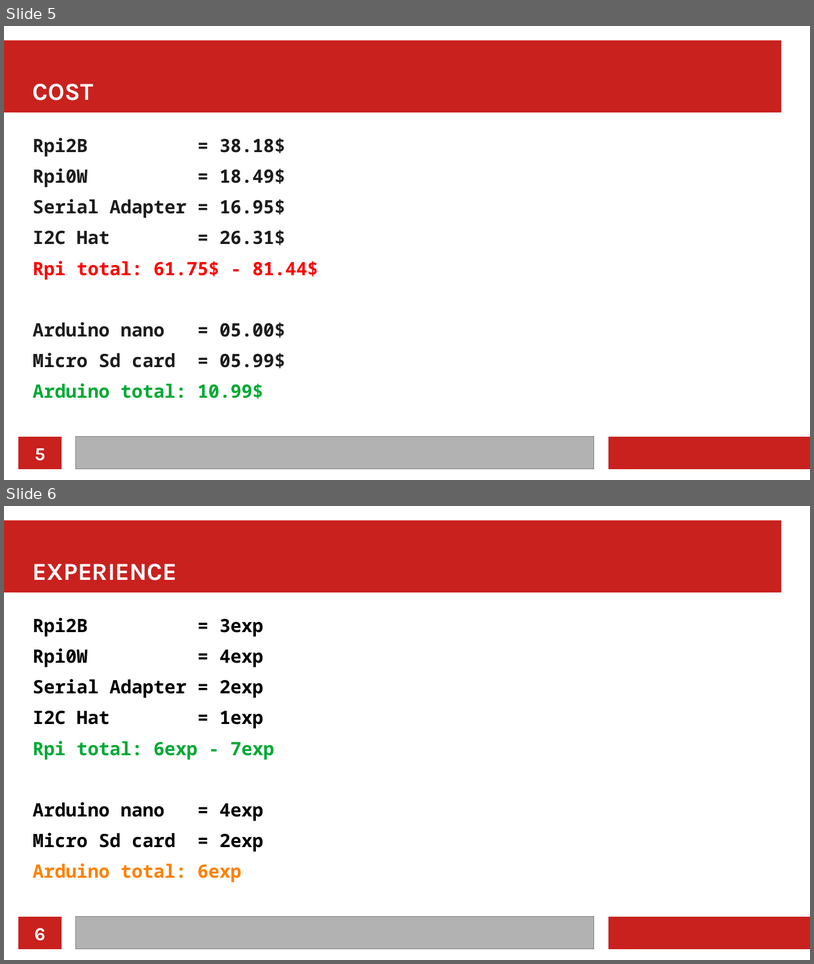
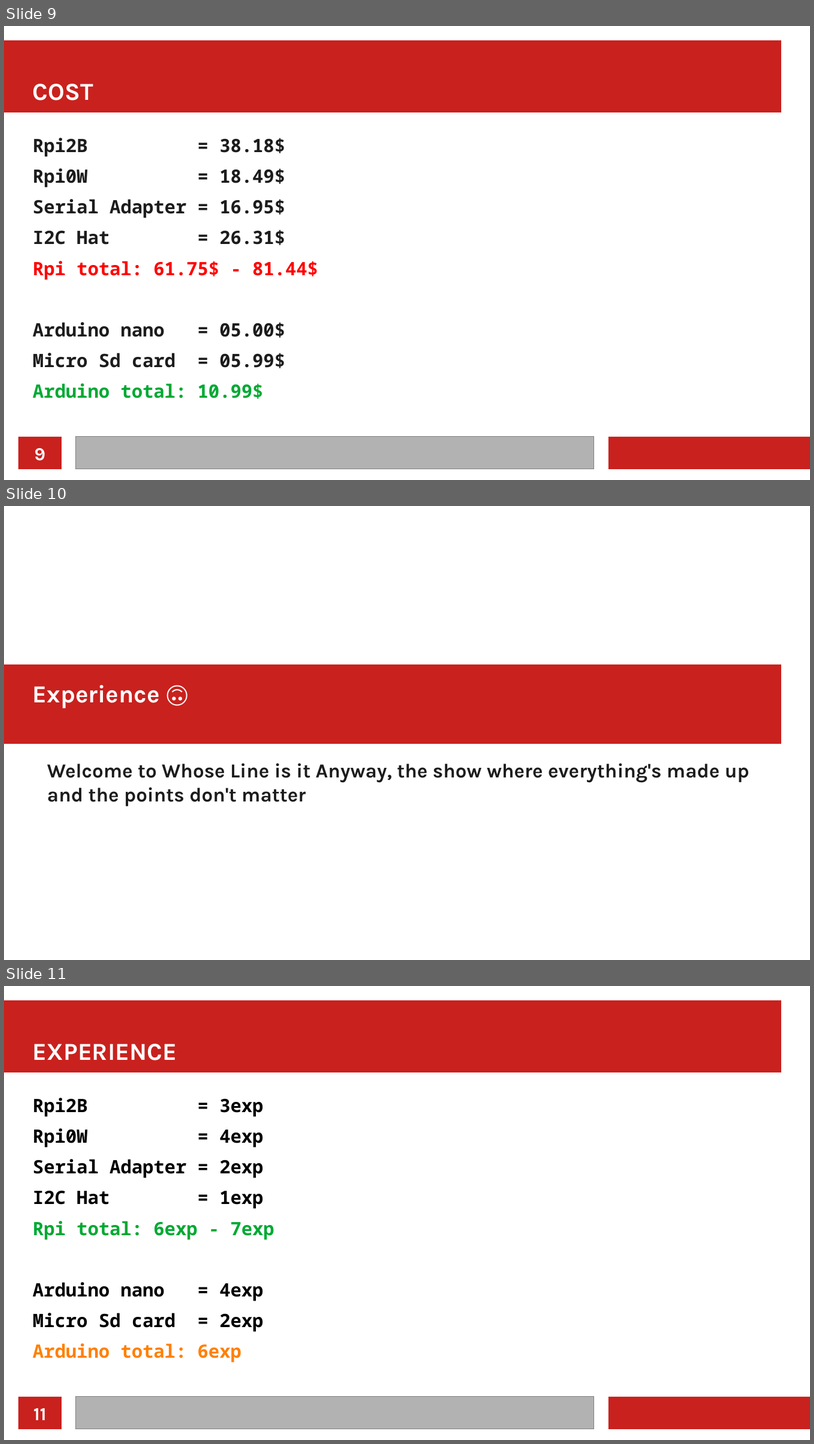
Before and after one commit to GabrielPresley/Methane, a slide deck: arduino/Untitled 1.odp. Shown one above the other, each under a label of ours: slides 5 and 6 before the commit, slides 9, 10 and 11 after it. The pictures are 814x964 and 814x1444 pixels, drawn with LibreOffice and Linux fonts; fonts in the diff are those of the drawing. Boxes give left, top, right and bottom in pixels: in the first picture for what was removed or moved away, otherwise in the second. Text is boxed around its words. In the diff, an @@ line names an element or a change of style, - is before the commit and + after.

```diff
--- a/arduino/Untitled 1.odp
+++ b/arduino/Untitled 1.odp
@@ slide 10 added at bbox=[4, 506, 810, 960], background #FFFFFF @@
@@ rectangle added at bbox=[4, 665, 782, 744], fill #C9211E @@
@@ title added at bbox=[33, 685, 160, 708], 24 pt, text #FFFFFF, bold @@
+Experience 🙃
@@ text added at bbox=[47, 763, 750, 806], 19.5 pt, text #1C1C1C, bold @@
+Welcome to Whose Line is it Anyway, the show where everything's made up and the points don't matter
@@ what was slide 5 is now slide 9 @@
@@ page number at bbox=[35, 448, 46, 460]: text changed @@
-5
+9
@@ what was slide 6 is now slide 11 @@
@@ page number at bbox=[33, 1408, 47, 1420]: text changed @@
-6
+11
```
Also in this commit, not shown: 1 slide changed, 4 other slides added, 1 other file.
